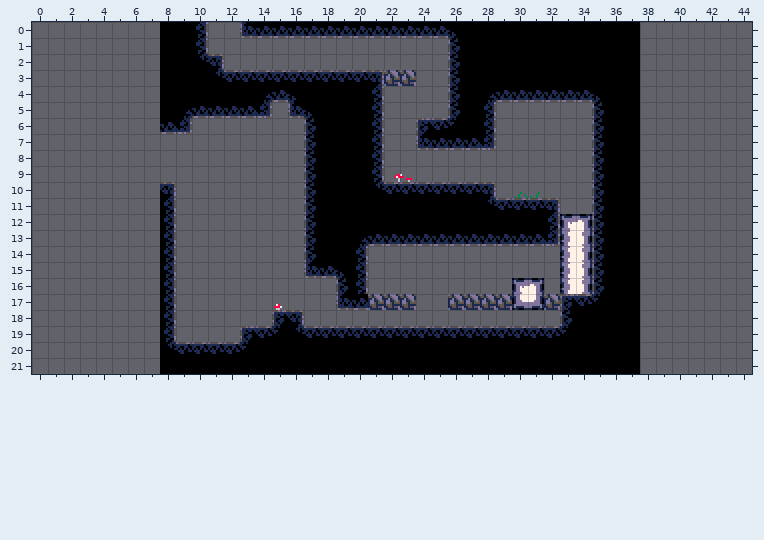
Two states of a Tiled map, assets/tiled/maps/b05.tmx. Above: the version before the commit.
Cells are 8x8 px. Shown: x 0..44, y 0..21. The old version is drawn lined up with the new one.
New version:
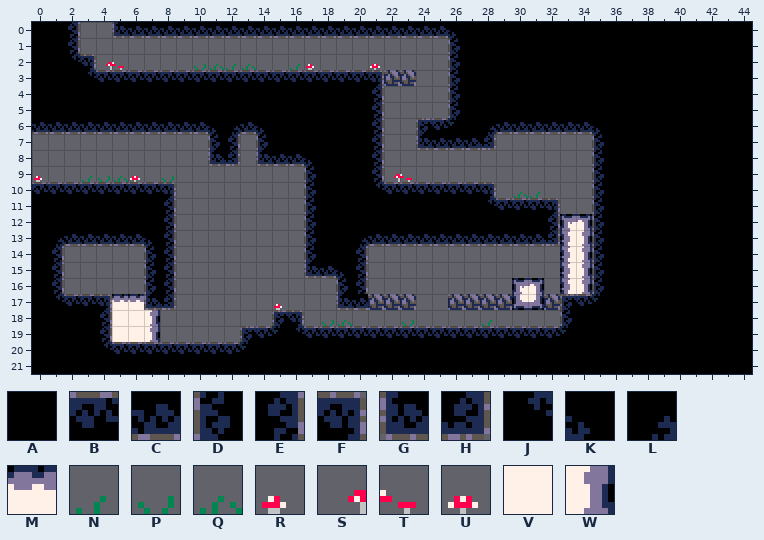
Key: from "tileset": A 0, B 1, C 1 turned 180, D 1 turned 270, E 1 turned 90, F 2, G 2 turned 180, H 2 turned 90, J 3, K 3 turned 180, L 3 turned 90, M 19 "heat", N 22 "decor", P 23 "decor", Q 24 "decor", R 25 "decor", S 26 "decor", T 27 "decor", U 28 "decor", V 35 "heat", W 36 "heat".
_ is an empty cell, . an unchanged one.
Edits made:
map size 30x22 -> 45x22 cells (old content now starts at 8,0; both pictures use the new coordinates)
--- layer "Tiles"
@@ x 0..44 @@
- 0 ___..___AAE__G........................_______
- 1 ___.....AAE..........................._______
- 2 ______..AAJF__..__..._................_______
- 3 ________AAAJ.........................._______
- 4 ________......LCK...........LCCCCCCK.._______
- 5 ________.LCCCCH_GK..........E______D.._______
- 6 ________.H_______D..........E______D.._______
- 7 ...........__.___D...................._______
- 8 ...........__.___D...................._______
- 9 _..____._............................._______
-10 ________.............................._______
-11 ________.............................._______
-12 ________.............................._______
-13 ________.............................._______
-14 __....._.............................._______
-15 __....._.............................._______
-16 __....._.............................._______
-17 ________E............................._______
-18 ________E.........__..._...._........._______
-19 ________E............................._______
-20 ________J............................._______
-21 ________.............................._______
+ 0 AAE..GCCCCCCCC........................AAAAAAA
+ 1 AAE.....___...........................AAAAAAA
+ 2 AAJFST..__PQNQ..NR...U................AAAAAAA
+ 3 AAAJBBBBBBBB..........................AAAAAAA
+ 4 AAAAAAAA......AAA...........AAAAAAAA..AAAAAAA
+ 5 AAAAAAAA.AAAAAAAAA..........AAAAAAAA..AAAAAAA
+ 6 CCCCCCCC.CCKLCKAAA..........LCCCCCCK..AAAAAAA
+ 7 ...........DE.DAAA....................AAAAAAA
+ 8 ...........GH.GCCK....................AAAAAAA
+ 9 R..NPQU.P.............................AAAAAAA
+10 BBBBBBBB..............................AAAAAAA
+11 AAAAAAAA..............................AAAAAAA
+12 AAAAAAAA..............................AAAAAAA
+13 ALCCCCCK..............................AAAAAAA
+14 AE.....D..............................AAAAAAA
+15 AE.....D..............................AAAAAAA
+16 AE.....D..............................AAAAAAA
+17 AJBBFMMGH.............................AAAAAAA
+18 AAAAEVVW_.........PQ...P....N.........AAAAAAA
+19 AAAAEVVW_.............................AAAAAAA
+20 AAAAJBBBB.............................AAAAAAA
+21 AAAAAAAA..............................AAAAAAA
Boxes around the changes in both pictures, in picture pixels (x1, y1, x2, y2):
changed: (32, 22, 316, 166)
added: (640, 22, 752, 374)
added: (370, 64, 380, 70)
changed: (484, 90, 604, 134)
changed: (32, 176, 176, 374)
added: (322, 320, 352, 326)
added: (402, 320, 414, 326)
added: (482, 320, 492, 326)
